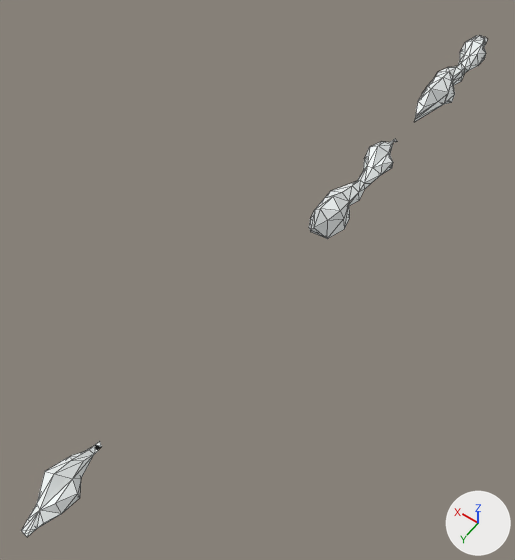
Renders of the FBX model production/Flux/FluxContent/models/env/clouds_2.fbx from each side of a commit.
Camera for both pictures: a camera (50 mm lens) standing at (-0.599, 0.11, 1.327) and looking at (0.037, -0.78, -0.071). The axes (+X, +Y, +Z) are drawn at lower right. The lights are the same throughout. Mesh edges are drawn as thin lines. Where no turn or scale is listed for an object, it has been applied to the vertices.

Names of what the first picture shows: 'pasted__polySurface11', 'pasted__polySurface12', 'pasted__polySurface14'.
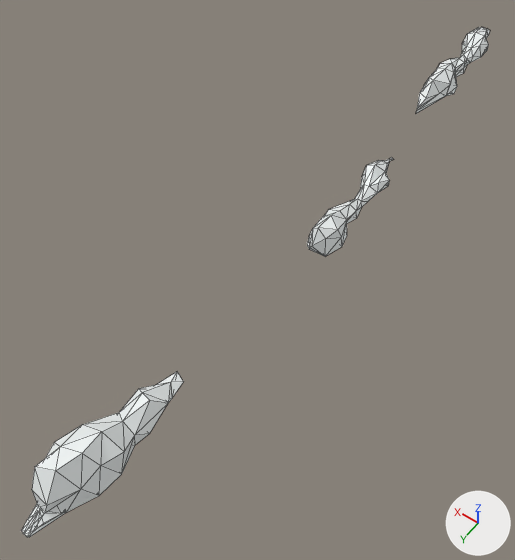
Changed parts and their boxes (x1, y1, x2, y2) in the pictures (515 x 560 px):
'pasted__polySurface15', added: after (23, 372, 183, 537)
'pasted__polySurface12', moved: before (309, 139, 398, 239); after (307, 157, 394, 256)
'pasted__polySurface11', moved: before (414, 36, 487, 122); after (416, 27, 490, 113)
'pasted__polySurface14', unchanged, covered by the edit: before (21, 441, 102, 537); after (21, 503, 64, 537)

The edits, one by one:
Material 'lambert2' (mat_lambert2) is new.
Its base color is (0.896, 0.932, 0.93) (white #f3f7f7).
Mesh me_mesh_002_1 is new.
It has 40 vertices, 76 faces and spans x -0.064..0.052, y -0.432..0.0, z -0.003..0.138.
It uses material mat_lambert2 (white #f3f7f7).
Object 'pasted__polySurface11' (ob_pasted__polysurface11) moves from (0.0, 0.0, 0.0) to (0.0, 0.0, 0.03).
Object 'pasted__polySurface12' (ob_pasted__polysurface12) moves from (0.0, 0.0, 0.0) to (0.0, 0.0, -0.067).
Object 'pasted__polySurface15' (ob_pasted__polysurface15) is new; it shows me_mesh_002_1.
Its location is (0.0, 0.0, 0.0).
